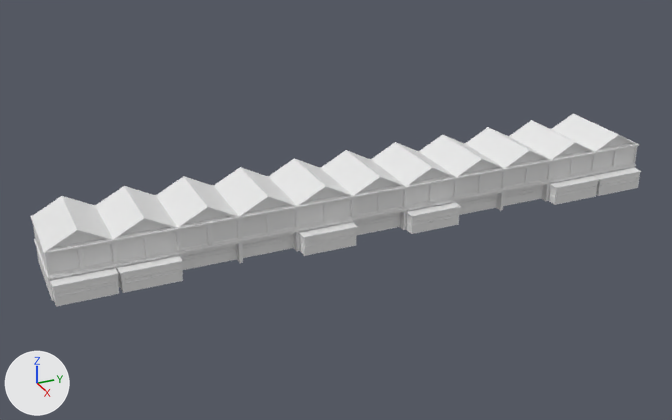
The FBX model Unity Project- Kaiju/Assets/Graphics/Meshes/Envoirnements/SM_building_02.fbx, before and after one commit.
Camera for both pictures: a 50 mm camera at (98.7, -48.1, 49.9) aimed at (0.0, -3.7, 0.5). The lights are fixed; the arrows at lower left show +X, +Y and +Z.
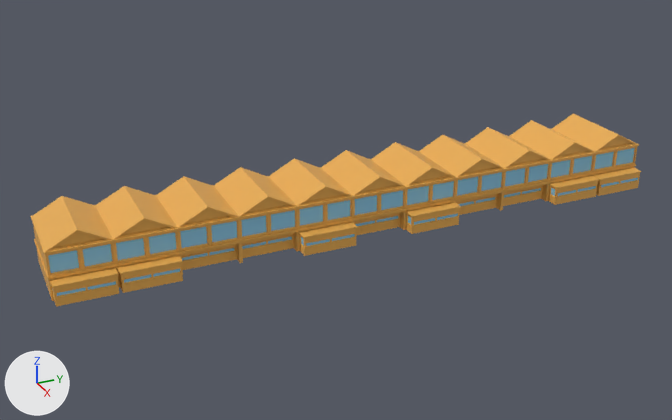
Where the newer file only moved an object's origin or applied its transform, the numbers keep the older frame.

Where the change shows, as pixel boxes [x1, y1, x2, y2] in the pictures (672 x 420 px):
part 1 of me_cube_001, recoloured (white to orange): [31, 114, 641, 307] in both
part 2 of me_cube_001, recoloured (grey to blue): [48, 148, 638, 296] in both

The change in detail:
Material 'raam' (mat_raam) is new.
Its base color is (0.266, 0.585, 0.8) (blue #8dc9e7).
Its roughness is 0.0.
Material 'gebouw' (mat_gebouw) is new.
Its base color is (0.8, 0.41, 0.0804) (orange #e7ac50).
me_cube_001 has 1376 vertices, 1341 faces and spans x -5.2..6.5, y -40.1..40.1, z -1.5..6.4.
me_cube_001 is used by ob_cube; location (0.0, 0.0, 0.0).
me_cube_001 part 1: 1289 of the faces centred in x -5.2..6.5, y -40.1..40.1, z -1.0..5.5 switch from no material to mat_gebouw (orange #e7ab50).
me_cube_001 part 2: 52 of the faces centred in x 4.0..6.4, y -39.7..39.7, z -0.1..2.9 switch from no material to mat_raam (blue #8dc9e7).
